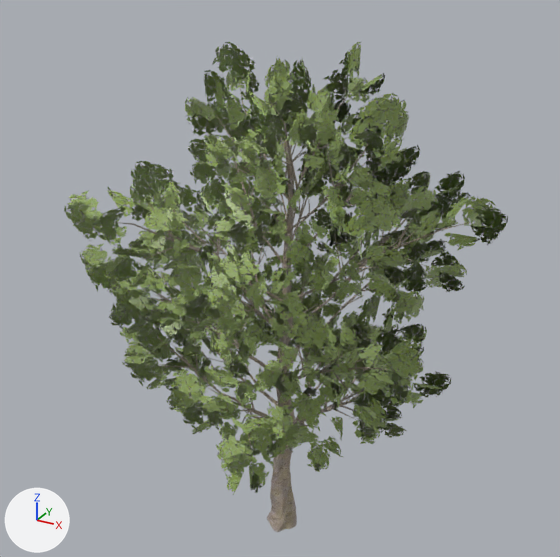
The glTF model models/environment/tree_realistic.glb as it was, and as the next commit left it.
Before and after are seen from a 50 mm camera at (2.41, -4.4, 4.36) aimed at (-0.01, -0.01, 2.16). Arrows for +X, +Y and +Z are at lower left; the lights stay in place. The older version comes first. Where no turn or scale is listed for an object, it has been applied to the vertices. Vertices at exactly the same position are counted once.

The first picture shows 'Tree_0_Tree_0Mat_0', 'Tree_1_Tree_1Mat_0'.
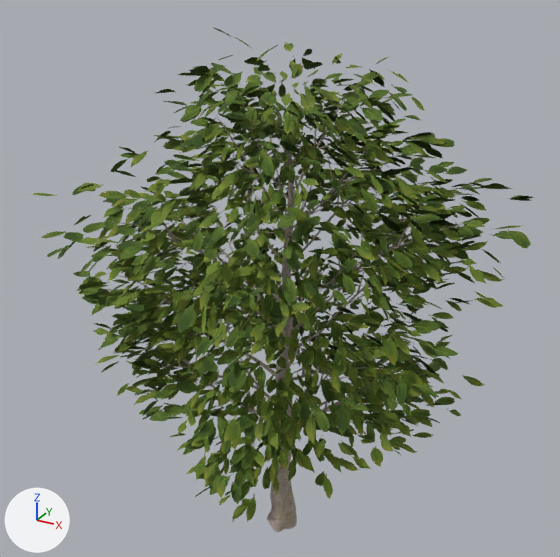
Where the change shows, as pixel boxes [x1, y1, x2, y2] in the pictures (560 x 557 px):
'Tree_1_Tree_1Mat_0', reshaped, moved (13% wider, 12% taller)
    before: [64, 42, 508, 493]
    after: [31, 27, 534, 532]
'Tree_0_Tree_0Mat_0', deleted
    before: [114, 82, 478, 532]
part 1 of me_tree_1_tree_1mat_0, added (green)
    after: [31, 27, 534, 532]
part 2 of me_tree_1_tree_1mat_0, deleted (green)
    before: [64, 42, 508, 493]

Diff of the bpy script that builds the scene:
```diff
--- a/models/environment/tree_realistic.glb.py
+++ b/models/environment/tree_realistic.glb.py
@@ img_tree_leaves_diff @@
+img_tree_leaves_diff = load_image('tree_leaves_diff', '_unpacked/tree_leaves_diff', 1024, 1024, 'sRGB')
@@ mat_tree_leaves @@
+mat_tree_leaves = bpy.data.materials.new('tree_leaves')
+# colours: pale green #edffe5
+# uses the picture img_tree_leaves_diff
@@ me_tree_1_tree_1mat_0 @@
 # used by ob_tree_1_tree_1mat_0; parent = ob_tree_1; location = (0.0, 0.0, 0.0)
-me_tree_1_tree_1mat_0.from_pydata(...)  # 3360 vertices, 1680 faces; spans x -131.0..159.0, y -140.0..128.0, z 86.0..380.0
-me_tree_1_tree_1mat_0.materials.append(mat_tree_1mat)
+me_tree_1_tree_1mat_0.from_pydata(...)  # 24324 vertices, 18737 faces; spans x -1.0..2.0, y -2.0..1.0, z 0.0..4.0
+# me_tree_1_tree_1mat_0 part 1: 24324 vertices added at x -1.0..2.0, y -2.0..1.0, z 0.0..4.0
+# me_tree_1_tree_1mat_0 part 2: 3360 vertices removed from x -131.0..159.0, y -140.0..128.0, z 86.0..380.0
+me_tree_1_tree_1mat_0.materials.append(mat_tree_0mat)
+me_tree_1_tree_1mat_0.materials.append(mat_tree_leaves)
@@ ob_tree_0_tree_0mat_0 @@
-ob_tree_0_tree_0mat_0 = bpy.data.objects.new('Tree_0_Tree_0Mat_0', me_tree_0_tree_0mat_0)
-ob_tree_0_tree_0mat_0.location = (0.0, 0.0, 0.0)
@@ ob_tree_1_tree_1mat_0 @@
 ob_tree_1_tree_1mat_0 = bpy.data.objects.new('Tree_1_Tree_1Mat_0', me_tree_1_tree_1mat_0)
-ob_tree_1_tree_1mat_0.parent = ob_tree_1
 ob_tree_1_tree_1mat_0.location = (0.0, 0.0, 0.0)
```
